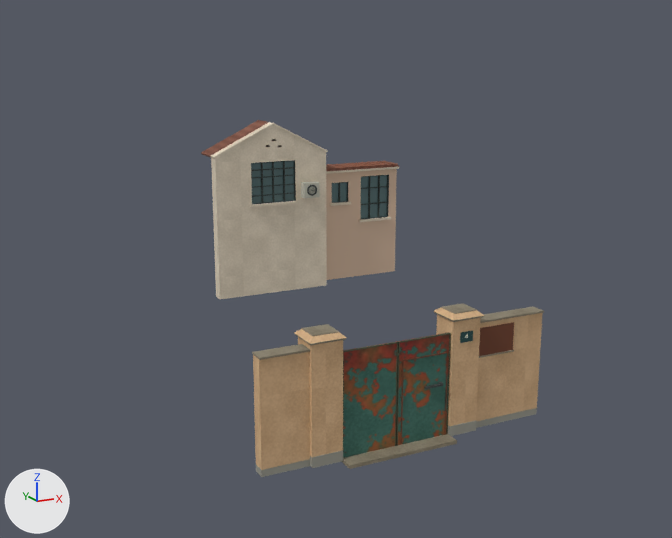
Two versions of the Blender file projects/shanghai/assets/models/candidates/changning-yicun-no4-garden-gate/editable.blend, one commit apart.
Camera for both pictures: the file's camera 'overview'. The lights are fixed; the arrows at lower left show +X, +Y and +Z. The older version comes first.

Script lines for the objects in view, before the commit:
```python
me_03_east_wall = bpy.data.meshes.new('03.east-wall')
me_03_east_wall.from_pydata(...)  # 44 vertices, 24 faces; spans x 1.78..3.35, y 0.04..0.31, z 0.0..2.19
# faces by material slot: [12, 12]
me_03_east_wall.materials.append(mat_warm_lime_rendered_gate_pillars)  # picture img_render_authored
me_03_east_wall.materials.append(mat_weathered_grey_at_base_of_gateposts)  # grey #98978c
me_15_east_wing_tiled_roof = bpy.data.meshes.new('15.east-wing-tiled-roof')
me_15_east_wing_tiled_roof.from_pydata(...)  # 24 vertices, 12 faces; spans x 2.44..4.84, y 8.2..9.0, z 4.05..4.12
me_15_east_wing_tiled_roof.materials.append(mat_aged_dull_red_roof_tiles)  # picture img_clay_authored
me_15_tiled_edge = bpy.data.meshes.new('15.tiled-edge')
me_15_tiled_edge.from_pydata(...)  # 816 vertices, 408 faces; spans x 2.47..4.78, y 8.2..8.98, z 4.12..4.13
me_15_tiled_edge.materials.append(mat_raised_edges_of_roof_tiles)  # brown #986148
ob_03_east_wall = bpy.data.objects.new('03.east-wall', me_03_east_wall)
ob_03_east_wall.location = (0.0, 0.0, 0.0)
ob_15_east_wing_tiled_roof = bpy.data.objects.new('15.east-wing-tiled-roof', me_15_east_wing_tiled_roof)
ob_15_east_wing_tiled_roof.location = (0.0, 0.0, 0.0)
ob_15_tiled_edge = bpy.data.objects.new('15.tiled-edge', me_15_tiled_edge)
ob_15_tiled_edge.location = (0.0, 0.0, 0.0)
# also in view: '12.three-gable-vents' at (0.92, 8.16, 4.86); '03.east-recessed-panel' at (2.21, 0.02, 1.79); '15.wing-tall-window-glass' at (4.12, 8.4, 3.21); '00.threshold' at (0.0, 0.02, -0.01); '01.West-rendered-gatepost' at (-1.47, 0.24, 1.24)
```
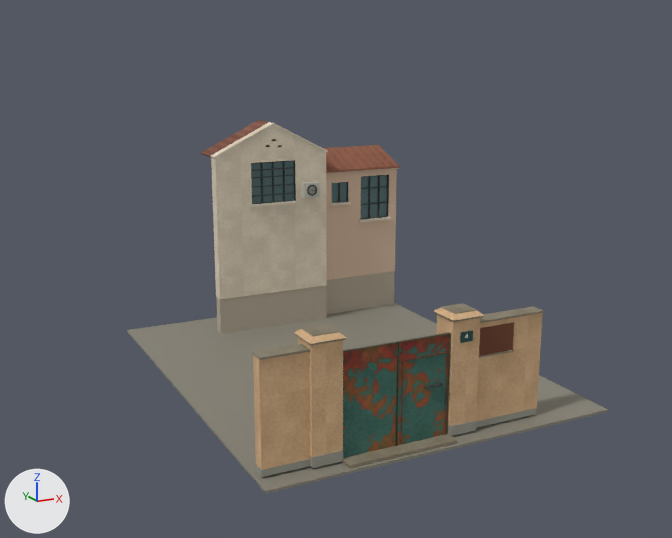
Location of each change, [x1, y1, x2, y2] in pixels of the pictures (672 x 538 px; the box of a moved part takes in the faces that stretch with it):
'00.display-datum-not-historic-paving', added
    after: [127, 303, 608, 494]
'00.rear-section-support', added
    after: [216, 271, 395, 334]
'15.east-wing-tiled-roof', reshaped (164% taller)
    before: [326, 161, 399, 171]
    after: [324, 145, 400, 173]
'15.tiled-edge', reshaped (189% taller)
    before: [326, 161, 397, 169]
    after: [326, 145, 399, 170]
part 1 of me_15_east_wing_tiled_roof, rebuilt
    before: [326, 164, 399, 171]
    after: [326, 166, 400, 173]
part 2 of me_15_east_wing_tiled_roof, moved or reshaped
    before: [326, 161, 395, 169]
    after: [324, 145, 398, 171]

The change, as a diff of the scene's bpy script:
```diff
--- a/projects/shanghai/assets/models/candidates/changning-yicun-no4-garden-gate/editable.blend.py
+++ b/projects/shanghai/assets/models/candidates/changning-yicun-no4-garden-gate/editable.blend.py
@@ mat_neutral_support_below_the_photographed_cut @@
+mat_neutral_support_below_the_photographed_cut = principled_material('Neutral support below the photographed cut')
+mat_neutral_support_below_the_photographed_cut.base_color = (0.451, 0.397, 0.309)  # grey #b3a997
+mat_neutral_support_below_the_photographed_cut.roughness = 0.82
@@ mat_exhibition_ground_datum @@
+mat_exhibition_ground_datum = principled_material('Exhibition ground datum')
+mat_exhibition_ground_datum.base_color = (0.25, 0.235, 0.188)  # grey #898578
+mat_exhibition_ground_datum.roughness = 0.82
@@ me_15_east_wing_tiled_roof @@
 # used by ob_15_east_wing_tiled_roof; location = (0.0, 0.0, 0.0)
-me_15_east_wing_tiled_roof.from_pydata(...)  # 24 vertices, 12 faces; spans x 2.44..4.84, y 8.2..9.0, z 4.05..4.12
+me_15_east_wing_tiled_roof.from_pydata(...)  # 24 vertices, 12 faces; spans x 2.44..4.84, y 8.19..9.4, z 4.01..4.54
+# me_15_east_wing_tiled_roof part 1: the loose piece of 4 vertices spanning x 2.44..4.84, y 8.2, z 4.05..4.12 is rebuilt with 4 vertices and now spans x 2.44..4.84, y 8.19, z 4.01..4.07, in mat_raised_edges_of_roof_tiles (brown #986148)
+# me_15_east_wing_tiled_roof part 2
+# 16 vertices are removed from x 2.44..4.84, y 8.2..9.0, z 4.05..4.12
+# 8 faces are deleted
+# 14 vertices are added at x 2.44..4.84, y 8.19..9.4, z 4.01..4.54
+# 6 new vertices lie (2.4, 0.0, 0.0) away from vertices in x 2.44, y 8.19..9.4, z 4.01..4.54
+# 4 new faces join them, mat_aged_dull_red_roof_tiles (picture img_clay_authored)
+# 6 new faces join them, mat_raised_edges_of_roof_tiles (brown #986148)
+# other edits to the shape of me_15_east_wing_tiled_roof do not show in these pictures
 me_15_east_wing_tiled_roof.materials.append(mat_aged_dull_red_roof_tiles)
+me_15_east_wing_tiled_roof.materials.append(mat_raised_edges_of_roof_tiles)  # brown #986148
@@ me_15_tiled_edge @@
 # used by ob_15_tiled_edge; location = (0.0, 0.0, 0.0)
-me_15_tiled_edge.from_pydata(...)  # 816 vertices, 408 faces; spans x 2.47..4.78, y 8.2..8.98, z 4.12..4.13
+me_15_tiled_edge.from_pydata(...)  # 304 vertices, 152 faces; spans x 2.46..4.82, y 8.19..9.4, z 4.07..4.55
+# me_15_tiled_edge part 3: 816 vertices removed from x 2.47..4.78, y 8.2..8.98, z 4.12..4.13; 304 vertices added at x 2.46..4.82, y 8.19..9.4, z 4.07..4.55
 me_15_tiled_edge.materials.append(mat_raised_edges_of_roof_tiles)
@@ me_00_rear_section_support @@
+me_00_rear_section_support.from_pydata(...)  # 48 vertices, 24 faces; spans x -0.67..4.81, y 8.01..8.56, z -0.04..0.97
+me_00_rear_section_support.materials.append(mat_neutral_support_below_the_photographed_cut)  # grey #b3a997
@@ me_00_display_datum_not_historic_paving @@
+me_00_display_datum_not_historic_paving.from_pydata(...)  # 24 vertices, 12 faces; spans x -2.81..4.91, y -0.37..9.45, z -0.09..-0.04
+me_00_display_datum_not_historic_paving.materials.append(mat_exhibition_ground_datum)  # grey #898578
@@ ob_00_rear_section_support @@
+ob_00_rear_section_support = bpy.data.objects.new('00.rear-section-support', me_00_rear_section_support)
+ob_00_rear_section_support.location = (0.0, 0.0, 0.0)
@@ ob_00_display_datum_not_historic_paving @@
+ob_00_display_datum_not_historic_paving = bpy.data.objects.new('00.display-datum-not-historic-paving', me_00_display_datum_not_historic_paving)
+ob_00_display_datum_not_historic_paving.location = (0.0, 0.0, 0.0)
```
